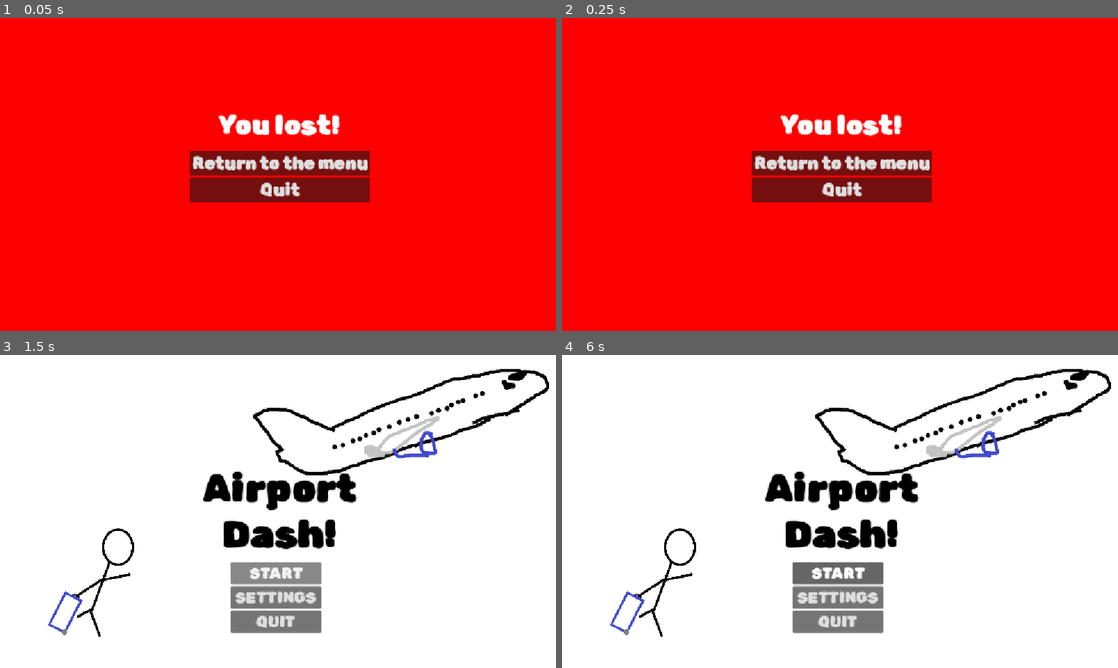
Above: before the commit, frames 1-4 (two rows, left to right).
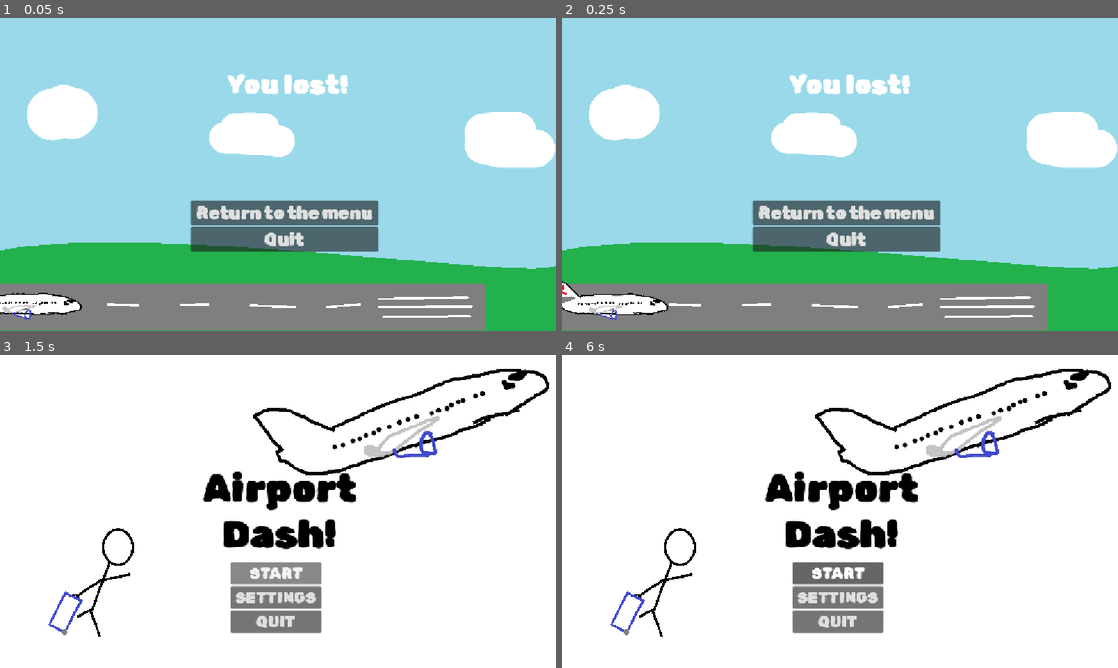
Above: after the commit, the same moments.

Repository: word9317/airportDash
Game: Godot game, scene res://scenes/lost.tscn
The game is run twice, just before and just after one commit, with the same random seed, the same clock (stepped at 60 frames per second) and the same inputs. This scene is started directly instead of the project's main scene.
Inputs (mouse positions are in pixels of both pictures, inside the frame that each line leads up to):
- Up to frame 1 (0.05 s): no input
- Up to frame 2 (0.25 s): no input
- Up to frame 3 (1.5 s): click "Return to the menu" at 0.5 s; click "START" at 1.25 s
- Up to frame 4 (6 s): click "START" at 2 s; click "SETTINGS" at 2.75 s; move the mouse to (962, 495) at 3.52 s; hold A (move_right, bound only after the commit) 3.53-5.03 s; tap W (jump, bound only after the commit) at 3.6, 3.77, 4.07, 4.52, 4.55, 4.82, 5.3, 5.85 s; click (962, 495) at 3.67 s; move the mouse to (728, 527) at 4.27 s; tap Alt at 4.35 s; move the mouse to (895, 442) at 5.02 s; hold D (move_left, bound only after the commit) 5.03-5.78 s; tap Shift at 5.1 s; move the mouse to (812, 574) at 5.77 s; hold A (move_right, bound only after the commit) from 5.78 s (still down); click (812, 574) at 5.92 s

The runs differ from the first frame. In frame 1, 100% of the frame differs, in the area x 0-100%, y 0-100%; in frame 2, 100%; in frame 3, 1.2%; in frame 4, 1.3%.

Commit message:
New losing screen with a cool animation

Diff:
--- /dev/null
+++ b/assets/lost/slightlywhite.gdshader
@@ -0,0 +1,16 @@
+shader_type canvas_item;
+
+uniform vec4 target_color : source_color = vec4(1.0, 1.0, 1.0, 0.5);
+uniform float tolerance : hint_range(0.0, 1.0) = 0.05;
+
+void fragment() {
+    vec4 tex_color = texture(TEXTURE, UV);
+
+    float color_diff = distance(tex_color, target_color);
+
+    if (color_diff < tolerance) {
+        COLOR = vec4(0.0);
+    } else {
+        COLOR = tex_color;
+    }
+}
--- /dev/null
+++ b/assets/lvl3/whiteTransparent.gdshader
@@ -0,0 +1,12 @@
+shader_type canvas_item;
+
+void fragment() {
+    vec4 tex_color = texture(TEXTURE, UV);
+
+    // Check if pixel is white (with a tiny threshold for compressed images)
+    if (tex_color.r > 0.99 && tex_color.g > 0.99 && tex_color.b > 0.99) {
+        COLOR = vec4(0.0); // Make transparent
+    } else {
+        COLOR = tex_color; // Keep original
+    }
+}
--- a/project.godot
+++ b/project.godot
@@ -28,11 +28,30 @@
 
 enabled=PackedStringArray("res://addons/godot_super-wakatime/plugin.cfg")
 
+[global_group]
+
+person=""
+
 [input]
 
 SpaceBar={
 "deadzone": 0.2,
 "events": [Object(InputEventKey,"resource_local_to_scene":false,"resource_name":"","device":16,"window_id":0,"alt_press …(190 unchanged characters)…
+]
+}
+jump={
+"deadzone": 0.2,
+"events": [Object(InputEventKey,"resource_local_to_scene":false,"resource_name":"","device":-1,"window_id":0,"alt_pressed":false,"shift_pressed":false,"ctrl_pressed":false,"meta_pressed":false,"pressed":false,"keycode":0,"physical_keycode":87,"key_label":0,"unicode":119,"location":0,"echo":false,"script":null)
+]
+}
+move_left={
+"deadzone": 0.2,
+"events": [Object(InputEventKey,"resource_local_to_scene":false,"resource_name":"","device":-1,"window_id":0,"alt_pressed":false,"shift_pressed":false,"ctrl_pressed":false,"meta_pressed":false,"pressed":false,"keycode":0,"physical_keycode":68,"key_label":0,"unicode":100,"location":0,"echo":false,"script":null)
+]
+}
+move_right={
+"deadzone": 0.2,
+"events": [Object(InputEventKey,"resource_local_to_scene":false,"resource_name":"","device":-1,"window_id":0,"alt_pressed":false,"shift_pressed":false,"ctrl_pressed":false,"meta_pressed":false,"pressed":false,"keycode":0,"physical_keycode":65,"key_label":0,"unicode":97,"location":0,"echo":false,"script":null)
 ]
 }
 
@@ -42,4 +61,5 @@
 
 [rendering]
 
+textures/canvas_textures/default_texture_filter=3
 rendering_device/driver.windows="d3d12"
--- a/scenes/lost.tscn
+++ b/scenes/lost.tscn
@@ -1,25 +1,55 @@
 [gd_scene format=3 uid="uid://2dye0men84ul"]
 
 [ext_resource type="Script" uid="uid://2wfs5wjm6gny" path="res://scripts/universal/lose.gd" id="1_otx7i"]
+[ext_resource type="Texture2D" uid="uid://cdibjeqjd37j5" path="res://assets/lost/lose.png" id="2_m6hdc"]
 [ext_resource type="FontFile" uid="uid://bt1b3o8j3u8g1" path="res://assets/fonts/RubikSprayPaint-Regular.woff2" id="2_stqh1"]
+[ext_resource type="Shader" uid="uid://bmuo0sj1vtgf4" path="res://assets/lost/slightlywhite.gdshader" id="4_mwexj"]
+[ext_resource type="Script" uid="uid://d4nboq3bn73dn" path="res://scripts/universal/lostPlane.gd" id="4_wgqku"]
+[ext_resource type="Texture2D" uid="uid://c1g5aln5lfipj" path="res://assets/lost/lostplane.png" id="5_wgqku"]
+
+[sub_resource type="Curve2D" id="Curve2D_lujtq"]
+_data = {
+"points": PackedVector2Array(0, 0, 0, 0, 28, 591, 0, 0, 0, 0, 155, 593, 0, 0, 0, 0, 650, 515, 0, 0, 0, 0, 926, 404, 0, 0, 0, 0, 1186, 235, 0, 0, 0, 0, 1644, -40)
+}
+point_count = 6
+
+[sub_resource type="ShaderMaterial" id="ShaderMaterial_2c0or"]
+shader = ExtResource("4_mwexj")
+shader_parameter/target_color = Color(1, 1, 1, 0.47843137)
+shader_parameter/tolerance = 0.050000002375
 
 [node name="Node2D" type="Node2D" unique_id=1086756523]
 script = ExtResource("1_otx7i")
 
-[node name="ColorRect" type="ColorRect" parent="." unique_id=1579749061]
-offset_right = 1160.0
-offset_bottom = 656.0
-color = Color(1, 0, 0, 1)
+[node name="TextureRect" type="TextureRect" parent="." unique_id=1094793334]
+offset_right = 40.0
+offset_bottom = 40.0
+texture = ExtResource("2_m6hdc")
 
-[node name="RichTextLabel" type="RichTextLabel" parent="ColorRect" unique_id=2054115508]
+[node name="Path2D" type="Path2D" parent="TextureRect" unique_id=231816005]
+curve = SubResource("Curve2D_lujtq")
+
+[node name="PathFollow2D" type="PathFollow2D" parent="TextureRect/Path2D" unique_id=1356896633]
+position = Vector2(28, 591)
+rotation = 0.01574673
+loop = false
+script = ExtResource("4_wgqku")
+
+[node name="Sprite2D" type="Sprite2D" parent="TextureRect/Path2D/PathFollow2D" unique_id=573835408]
+material = SubResource("ShaderMaterial_2c0or")
+rotation = 0.32572278
+scale = Vector2(0.4, 0.4)
+texture = ExtResource("5_wgqku")
+
+[node name="RichTextLabel" type="RichTextLabel" parent="TextureRect" unique_id=2054115508]
 layout_mode = 1
 anchors_preset = 5
 anchor_left = 0.5
 anchor_right = 0.5
-offset_left = -162.0
-offset_top = 170.0
-offset_right = 158.0
-offset_bottom = 272.0
+offset_left = -140.0
+offset_top = 86.0
+offset_right = 180.0
+offset_bottom = 188.0
 grow_horizontal = 2
 theme_override_fonts/normal_font = ExtResource("2_stqh1")
 theme_override_font_sizes/normal_font_size = 56
@@ -27,31 +57,31 @@
 horizontal_alignment = 1
 vertical_alignment = 1
 
-[node name="VBoxContainer" type="VBoxContainer" parent="ColorRect" unique_id=1195448935]
+[node name="VBoxContainer" type="VBoxContainer" parent="TextureRect" unique_id=1195448935]
 layout_mode = 1
 anchors_preset = 8
 anchor_left = 0.5
 anchor_top = 0.5
 anchor_right = 0.5
 anchor_bottom = 0.5
-offset_left = -186.5
-offset_top = -53.0
-offset_right = 186.5
-offset_bottom = 53.0
+offset_left = -181.0
+offset_top = 54.0
+offset_right = 208.5
+offset_bottom = 176.0
 grow_horizontal = 2
 grow_vertical = 2
 
-[node name="return" type="Button" parent="ColorRect/VBoxContainer" unique_id=531099518]
+[node name="return" type="Button" parent="TextureRect/VBoxContainer" unique_id=531099518]
 layout_mode = 2
 theme_override_fonts/font = ExtResource("2_stqh1")
 theme_override_font_sizes/font_size = 36
 text = "Return to the menu"
 
-[node name="Button2" type="Button" parent="ColorRect/VBoxContainer" unique_id=1314210776]
+[node name="Button2" type="Button" parent="TextureRect/VBoxContainer" unique_id=1314210776]
 layout_mode = 2
 theme_override_fonts/font = ExtResource("2_stqh1")
 theme_override_font_sizes/font_size = 36
 text = "Quit"
 
-[connection signal="pressed" from="ColorRect/VBoxContainer/return" to="." method="returnToMain"]
-[connection signal="pressed" from="ColorRect/VBoxContainer/Button2" to="." method="quitGame"]
+[connection signal="pressed" from="TextureRect/VBoxContainer/return" to="." method="returnToMain"]
+[connection signal="pressed" from="TextureRect/VBoxContainer/Button2" to="." method="quitGame"]
--- /dev/null
+++ b/scenes/lvl3.tscn
@@ -0,0 +1,21 @@
+[gd_scene format=3 uid="uid://bal0am1ewoou6"]
+
+[ext_resource type="PackedScene" uid="uid://dcxm5scr0kke4" path="res://scenes/lvl3GROUND.tscn" id="1_qfi8n"]
+[ext_resource type="PackedScene" uid="uid://bindvpcwcscxa" path="res://scenes/lvl3PLAYER.tscn" id="2_gunfr"]
+[ext_resource type="Script" uid="uid://d2phgucxbsahu" path="res://scripts/lvl3/spawner.gd" id="3_gunfr"]
+
+[node name="main" type="Node2D" unique_id=1323024922]
+
+[node name="CharacterBody2D" parent="." unique_id=1011022788 instance=ExtResource("1_qfi8n")]
+
+[node name="character" parent="." unique_id=1525934737 instance=ExtResource("2_gunfr")]
+process_mode = 0
+position = Vector2(216, 454)
+
+[node name="spawner" type="Node2D" parent="." unique_id=997977252]
+script = ExtResource("3_gunfr")
+
+[node name="Marker2D" type="Marker2D" parent="spawner" unique_id=111645677]
+position = Vector2(1123, 461)
+
+[node name="spawnTimer" type="Timer" parent="spawner" unique_id=740478376]
--- /dev/null
+++ b/scenes/lvl3/lvl3OBSTACLE.tscn
@@ -0,0 +1,30 @@
+[gd_scene format=3 uid="uid://ntradsxxhb0r"]
+
+[ext_resource type="Script" uid="uid://dd6nymt4agg1e" path="res://scripts/lvl3/obstacle.gd" id="1_ulegl"]
+[ext_resource type="Shader" uid="uid://c8aibg6tnktl1" path="res://assets/lvl3/whiteTransparent.gdshader" id="2_3r7w1"]
+[ext_resource type="Texture2D" uid="uid://d2fpabvy33qil" path="res://assets/lvl3/obstacle.png" id="3_ko1kl"]
+
+[sub_resource type="ShaderMaterial" id="ShaderMaterial_uxs8p"]
+shader = ExtResource("2_3r7w1")
+
+[sub_resource type="CapsuleShape2D" id="CapsuleShape2D_muvcf"]
+radius = 19.5
+height = 107.0
+
+[sub_resource type="RectangleShape2D" id="RectangleShape2D_2c0or"]
+size = Vector2(32, 47)
+
+[node name="CharacterBody2D" type="CharacterBody2D" unique_id=748849611 groups=["person"]]
+script = ExtResource("1_ulegl")
+
+[node name="Sprite2D" type="Sprite2D" parent="." unique_id=1917463263]
+material = SubResource("ShaderMaterial_uxs8p")
+texture = ExtResource("3_ko1kl")
+
+[node name="CollisionShape2D" type="CollisionShape2D" parent="." unique_id=1491002152]
+position = Vector2(-3.5, 24.5)
+shape = SubResource("CapsuleShape2D_muvcf")
+
+[node name="CollisionShape2D2" type="CollisionShape2D" parent="." unique_id=291321703]
+position = Vector2(-40, 52.5)
+shape = SubResource("RectangleShape2D_2c0or")
--- /dev/null
+++ b/scenes/lvl3/lvl3OBSTACLE2.tscn
@@ -0,0 +1,30 @@
+[gd_scene format=3 uid="uid://b71brbp4ed6r1"]
+
+[ext_resource type="Script" uid="uid://dd6nymt4agg1e" path="res://scripts/lvl3/obstacle.gd" id="1_ng048"]
+[ext_resource type="Shader" uid="uid://c8aibg6tnktl1" path="res://assets/lvl3/whiteTransparent.gdshader" id="2_5yd81"]
+[ext_resource type="Texture2D" uid="uid://dhmjwocim1jff" path="res://assets/lvl3/obstacle2.png" id="3_ng048"]
+
+[sub_resource type="ShaderMaterial" id="ShaderMaterial_uxs8p"]
+shader = ExtResource("2_5yd81")
+
+[sub_resource type="CapsuleShape2D" id="CapsuleShape2D_muvcf"]
+radius = 19.5
+height = 107.0
+
+[sub_resource type="RectangleShape2D" id="RectangleShape2D_2c0or"]
+size = Vector2(32, 53)
+
+[node name="CharacterBody2D" type="CharacterBody2D" unique_id=748849611 groups=["person"]]
+script = ExtResource("1_ng048")
+
+[node name="Sprite2D" type="Sprite2D" parent="." unique_id=1917463263]
+material = SubResource("ShaderMaterial_uxs8p")
+texture = ExtResource("3_ng048")
+
+[node name="CollisionShape2D" type="CollisionShape2D" parent="." unique_id=1491002152]
+position = Vector2(-3.5, 24.5)
+shape = SubResource("CapsuleShape2D_muvcf")
+
+[node name="CollisionShape2D2" type="CollisionShape2D" parent="." unique_id=291321703]
+position = Vector2(-40, 49.5)
+shape = SubResource("RectangleShape2D_2c0or")
--- /dev/null
+++ b/scenes/lvl3/lvl3OBSTACLE3.tscn
@@ -0,0 +1,23 @@
+[gd_scene format=3 uid="uid://b0kl6nt6nqmwr"]
+
+[ext_resource type="Script" uid="uid://dd6nymt4agg1e" path="res://scripts/lvl3/obstacle.gd" id="1_ha45t"]
+[ext_resource type="Shader" uid="uid://c8aibg6tnktl1" path="res://assets/lvl3/whiteTransparent.gdshader" id="2_l6u7g"]
+[ext_resource type="Texture2D" uid="uid://beh6t0gryswgm" path="res://assets/lvl3/obstacle3.png" id="3_ha45t"]
+
+[sub_resource type="ShaderMaterial" id="ShaderMaterial_uxs8p"]
+shader = ExtResource("2_l6u7g")
+
+[sub_resource type="CapsuleShape2D" id="CapsuleShape2D_muvcf"]
+radius = 19.5
+height = 107.0
+
+[node name="CharacterBody2D" type="CharacterBody2D" unique_id=748849611 groups=["person"]]
+script = ExtResource("1_ha45t")
+
+[node name="Sprite2D" type="Sprite2D" parent="." unique_id=1917463263 groups=["person"]]
+material = SubResource("ShaderMaterial_uxs8p")
+texture = ExtResource("3_ha45t")
+
+[node name="CollisionShape2D" type="CollisionShape2D" parent="." unique_id=1491002152 groups=["person"]]
+position = Vector2(-3.5, 24.5)
+shape = SubResource("CapsuleShape2D_muvcf")
--- /dev/null
+++ b/scenes/lvl3GROUND.tscn
@@ -0,0 +1,21 @@
+[gd_scene format=3 uid="uid://dcxm5scr0kke4"]
+
+[ext_resource type="Texture2D" uid="uid://bqy54sx87tn2l" path="res://assets/lvl3/runnerBackground.png" id="1_aqqa8"]
+[ext_resource type="Script" uid="uid://bncvoifospfq" path="res://scripts/lvl3/groundScript.gd" id="2_ppmi7"]
+
+[sub_resource type="RectangleShape2D" id="RectangleShape2D_2c0or"]
+size = Vector2(1193, 110)
+
+[node name="CharacterBody2D" type="CharacterBody2D" unique_id=1011022788]
+
+[node name="Sprite2D" type="Sprite2D" parent="." unique_id=130194577]
+texture_repeat = 2
+texture = ExtResource("1_aqqa8")
+centered = false
+region_enabled = true
+region_rect = Rect2(0, 0, 1152, 648)
+script = ExtResource("2_ppmi7")
+
+[node name="CollisionShape2D" type="CollisionShape2D" parent="." unique_id=1007992476]
+position = Vector2(559.5, 594)
+shape = SubResource("RectangleShape2D_2c0or")
--- /dev/null
+++ b/scenes/lvl3PLAYER.tscn
@@ -0,0 +1,57 @@
+[gd_scene format=3 uid="uid://bindvpcwcscxa"]
+
+[ext_resource type="Script" uid="uid://1nhb7nndxlx8" path="res://scripts/lvl3/lvl_3player.gd" id="1_suhq5"]
+[ext_resource type="Shader" uid="uid://c8aibg6tnktl1" path="res://assets/lvl3/whiteTransparent.gdshader" id="1_tcsmw"]
+[ext_resource type="Texture2D" uid="uid://q5refupa2her" path="res://assets/lvl3/run1.png" id="2_suhq5"]
+[ext_resource type="Texture2D" uid="uid://b7ns5uqr2eyqa" path="res://assets/lvl3/fall.png" id="3_nojo5"]
+[ext_resource type="Texture2D" uid="uid://di4jqpgy6ut3o" path="res://assets/lvl3/run2.png" id="3_rv31e"]
+
+[sub_resource type="RectangleShape2D" id="RectangleShape2D_2c0or"]
+size = Vector2(199, 150)
+
+[sub_resource type="ShaderMaterial" id="ShaderMaterial_uxs8p"]
+shader = ExtResource("1_tcsmw")
+
+[sub_resource type="SpriteFrames" id="SpriteFrames_6jee6"]
+animations = [{
+"frames": [{
+"duration": 1.0,
+"texture": ExtResource("3_nojo5")
+}],
+"loop": 1,
+"name": &"dead",
+"speed": 5.0
+}, {
+"frames": [{
+"duration": 1.0,
+"texture": ExtResource("2_suhq5")
+}],
+"loop": 1,
+"name": &"jump",
+"speed": 5.0
+}, {
+"frames": [{
+"duration": 1.0,
+"texture": ExtResource("2_suhq5")
+}, {
+"duration": 1.0,
+"texture": ExtResource("3_rv31e")
+}],
+"loop": 1,
+"name": &"run",
+"speed": 5.0
+}]
+
+[node name="CharacterBody2D" type="CharacterBody2D" unique_id=1525934737]
+process_mode = 3
+script = ExtResource("1_suhq5")
+
+[node name="CollisionShape2D" type="CollisionShape2D" parent="." unique_id=504052311]
+position = Vector2(-0.5, 0)
+shape = SubResource("RectangleShape2D_2c0or")
+
+[node name="AnimatedSprite2D" type="AnimatedSprite2D" parent="." unique_id=527379560]
+process_mode = 1
+material = SubResource("ShaderMaterial_uxs8p")
+sprite_frames = SubResource("SpriteFrames_6jee6")
+animation = &"dead"
--- /dev/null
+++ b/scripts/lvl3/groundScript.gd
@@ -0,0 +1,13 @@
+extends Sprite2D
+
+@export var speed:=250.0
+
+# Called when the node enters the scene tree for the first time.
+func _ready() -> void:
+	pass # Replace with function body.
+
+
+# Called every frame. 'delta' is the elapsed time since the previous frame.
+func _process(delta: float) -> void:
+	region_rect.position.x += speed*delta
+	pass
--- /dev/null
+++ b/scripts/lvl3/lvl_3player.gd
@@ -0,0 +1,57 @@
+extends CharacterBody2D
+
+const SPEED = 300.0
+const JUMP_VELOCITY = -600.0
+@onready var sprite = $AnimatedSprite2D
+@onready var collisionshape = $CollisionShape2D
+var dead = false
+
+func _physics_process(delta: float) -> void:
+	# Add the gravity.
+	if not is_on_floor():
+		velocity += get_gravity() * delta
+
+	# Handle jump.
+	if Input.is_action_just_pressed("jump") and is_on_floor():
+		velocity.y = JUMP_VELOCITY
+
+	# Handle left/right movement.
+	var direction = Input.get_axis("move_right", "move_left")
+	if direction:
+		velocity.x = direction * SPEED
+
+		# Flipping logic based on direction
+		if direction > 0:
+			sprite.flip_h = false  # Facing right (default)
+		elif direction < 0:
+			sprite.flip_h = true   # Facing left (flipped)
+	else:
+		velocity.x = move_toward(velocity.x, 0, SPEED)
+
+	# Handle animations
+	if not is_on_floor():
+		if sprite.animation != "jump":
+			sprite.play("jump")
+	else:
+		if sprite.animation != "run":
+			sprite.play("run")
+
+	move_and_slide()
+
+	for i in range(get_slide_collision_count()):
+		var collision = get_slide_collision(i)
+		if collision.get_collider().is_in_group("person"):
+			print("ded")
+			die()
+		if test_move(global_transform, Vector2.ZERO):
+			# Get the overlapping bodies to see if it's our buggy obstacle
+			# We look slightly to the right where the obstacle comes from
+			if test_move(global_transform, Vector2(1, 0)):
+				print("ded via push")
+				die()
+
+func die():
+	if dead: return
+	dead = true
+	sprite.play("dead")
+	get_tree().paused = true
--- /dev/null
+++ b/scripts/lvl3/obstacle.gd
@@ -0,0 +1,9 @@
+extends CharacterBody2D
+
+
+@export var speed := -250
+
+func _physics_process(delta: float) -> void:
+	position.x += speed*delta
+	if position.x < 100:
+		queue_free()
--- /dev/null
+++ b/scripts/lvl3/spawner.gd
@@ -0,0 +1,30 @@
+extends Node2D
+
+@onready var spawn_timer = $spawnTimer
+@onready var spawn_point = $Marker2D
+
+var obstacleScene = [
+	preload("res://scenes/lvl3/lvl3OBSTACLE.tscn"),
+	preload("res://scenes/lvl3/lvl3OBSTACLE2.tscn"),
+	preload("res://scenes/lvl3/lvl3OBSTACLE3.tscn")
+]
+
+func _ready() -> void:
+	randomize()
+	# REMOVED the () so we pass the function as a reference, not call it immediately.
+	# Also, we only need to connect this ONCE in _ready.
+	spawn_timer.timeout.connect(spawnObstacle)
+	startSpawnTimer()
+
+func spawnObstacle():
+	var randomObstacle = obstacleScene.pick_random()
+	var obstacle = randomObstacle.instantiate()
+	obstacle.position = spawn_point.position
+	add_child(obstacle) # Don't forget to actually add it to the scene tree!
+
+	# Randomize the timer again for the NEXT spawn
+	startSpawnTimer()
+
+func startSpawnTimer():
+	spawn_timer.wait_time = randf_range(2.0, 4.5)
+	spawn_timer.start()
--- /dev/null
+++ b/scripts/universal/lostPlane.gd
@@ -0,0 +1,17 @@
+extends PathFollow2D
+
+# The speed of movement in pixels per second
+@export var speed: float = 50.0
+
+# Set to true if you want it to move, false to pause it
+@export var is_moving: bool = true
+
+# Called every frame. 'delta' is the elapsed time since the previous frame.
+func _process(delta: float) -> void:
+	if is_moving:
+		# Progress moves the node along the path in pixels
+		progress += speed * (delta*5)
+		if progress_ratio >= 1.0:
+			is_moving = false
+
+	pass
Binary file added: assets/lost/lose.png
Not shown, added: assets/lost/lose.png.import
Binary file added: assets/lost/lostplane.png
Not shown, added: assets/lost/lostplane.png.import
Not shown, added: assets/lost/slightlywhite.gdshader.uid
Binary file added: assets/lvl3/fall.png
Not shown, added: assets/lvl3/fall.png.import
Binary file added: assets/lvl3/obstacle.png
Not shown, added: assets/lvl3/obstacle.png.import
Binary file added: assets/lvl3/obstacle2.png
Not shown, added: assets/lvl3/obstacle2.png.import
Binary file added: assets/lvl3/obstacle3.png
(and 13 more such lines)
